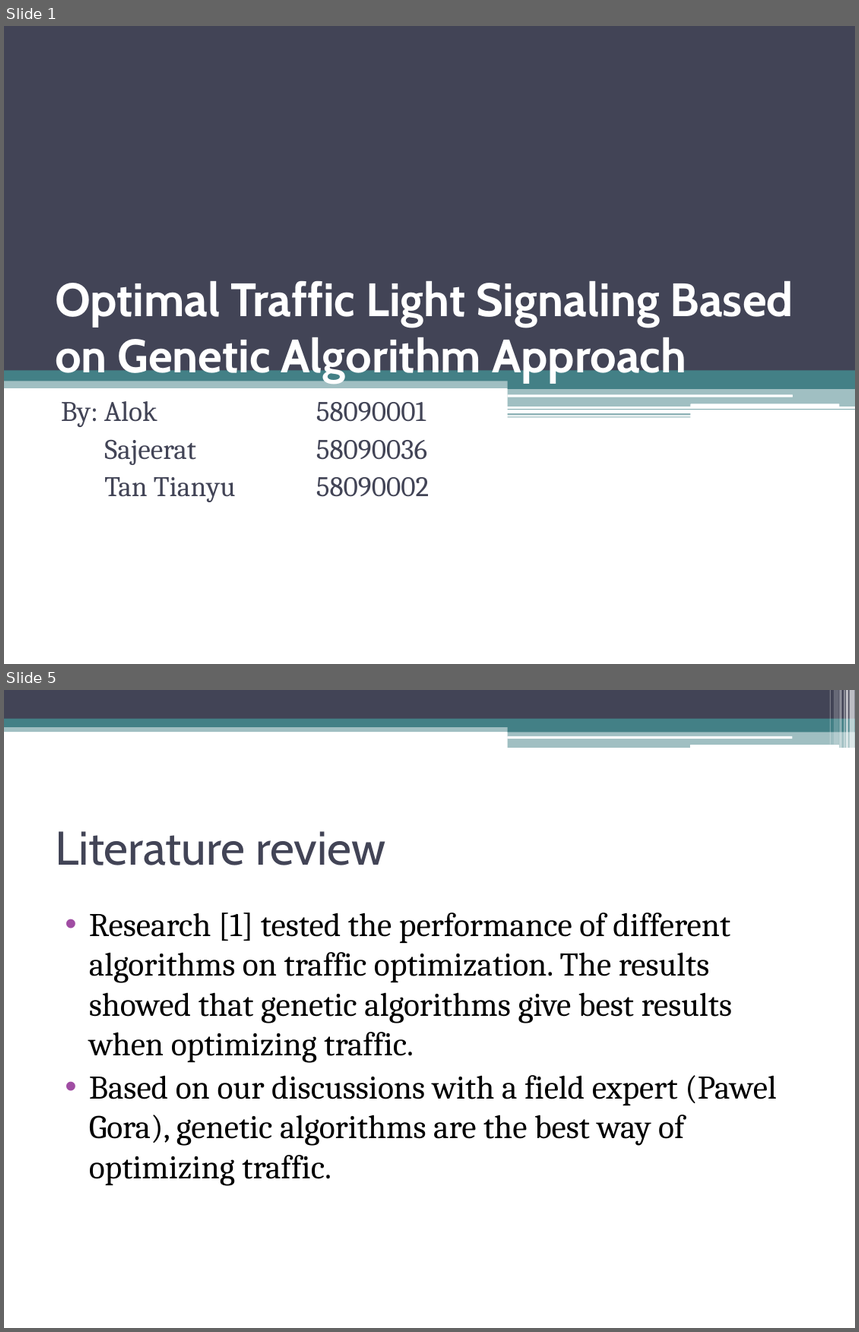
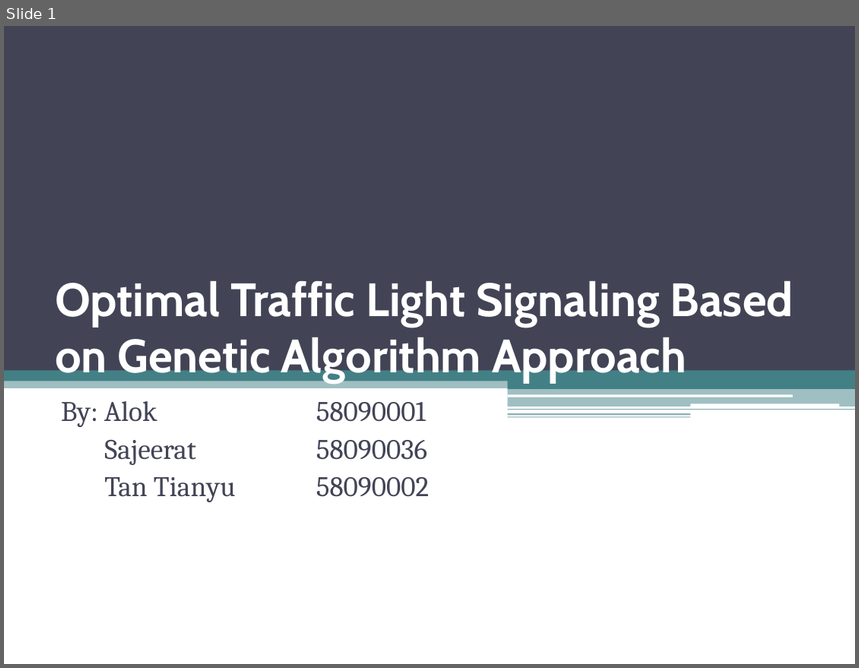
Before and after one commit to alok20121998/Traffic-Optimization-Project, a slide deck: presentation/presentation4.pptx. Shown one above the other, each under a label of ours: slides 1 and 5 before the commit, slide 1 after it; the slides between them are not shown. The pictures are 859x1332 and 859x668 pixels, drawn with LibreOffice and Linux fonts; fonts in the diff are those of the drawing. Boxes give left, top, right and bottom in pixels: in the first picture for what was removed or moved away, otherwise in the second. Text is boxed around its words. In the diff, an @@ line names an element or a change of style, - is before the commit and + after.

```diff
--- a/presentation/presentation4.pptx
+++ b/presentation/presentation4.pptx
@@ slide 5 removed at (x1=4, y1=690, x2=855, y2=1328), background #FFFFFF @@
@@ rectangle removed at (x1=4, y1=690, x2=855, y2=719) @@
@@ rectangle removed at (x1=829, y1=690, x2=831, y2=745) @@
@@ rectangle removed at (x1=834, y1=690, x2=839, y2=745) @@
@@ rectangle removed at (x1=840, y1=690, x2=842, y2=748) @@
@@ rectangle removed at (x1=844, y1=690, x2=845, y2=748) @@
@@ rectangle removed at (x1=846, y1=690, x2=848, y2=748) @@
@@ rectangle removed at (x1=850, y1=690, x2=855, y2=748) @@
@@ rectangle removed at (x1=4, y1=724, x2=855, y2=732) @@
@@ rectangle removed at (x1=4, y1=719, x2=855, y2=727) @@
@@ rectangle removed at (x1=508, y1=723, x2=855, y2=732) @@
@@ rectangle removed at (x1=508, y1=731, x2=855, y2=748) @@
@@ rounded rectangle removed at (x1=507, y1=736, x2=792, y2=739) @@
@@ rounded rectangle removed at (x1=690, y1=745, x2=839, y2=748) @@
@@ title removed at (x1=55, y1=831, x2=386, y2=866) @@
-Literature review
@@ text removed at (x1=89, y1=913, x2=777, y2=1186) @@
-• Research [1] tested the performance of different algorithms on traffic optimization. The results showed that genetic algorithms give best results when optimizing traffic.
-• Based on our discussions with a field expert (Pawel Gora), genetic algorithms are the best way of optimizing traffic.
```
Also in this commit, not shown: 4 slides changed, 4 slides added, 6 other slides removed, 3 other files.
